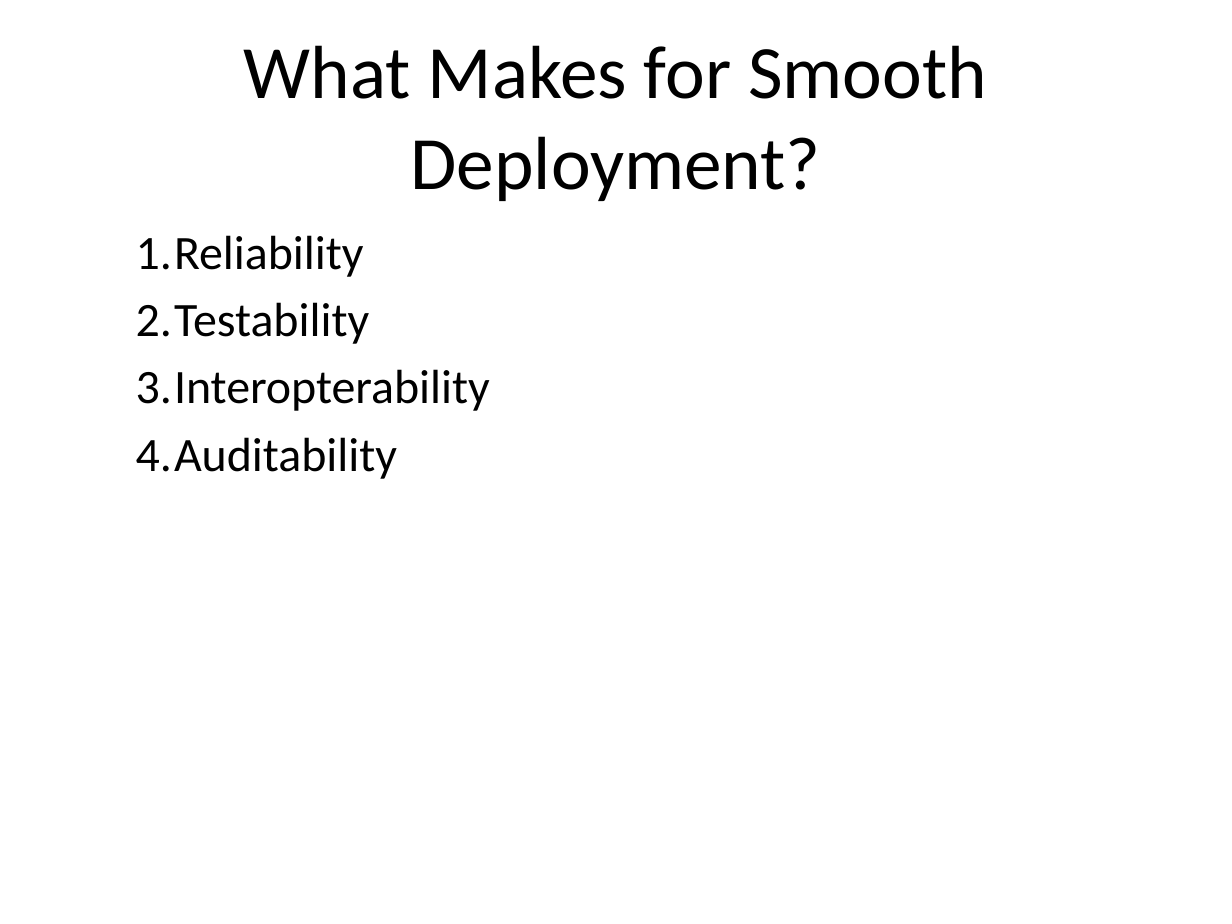
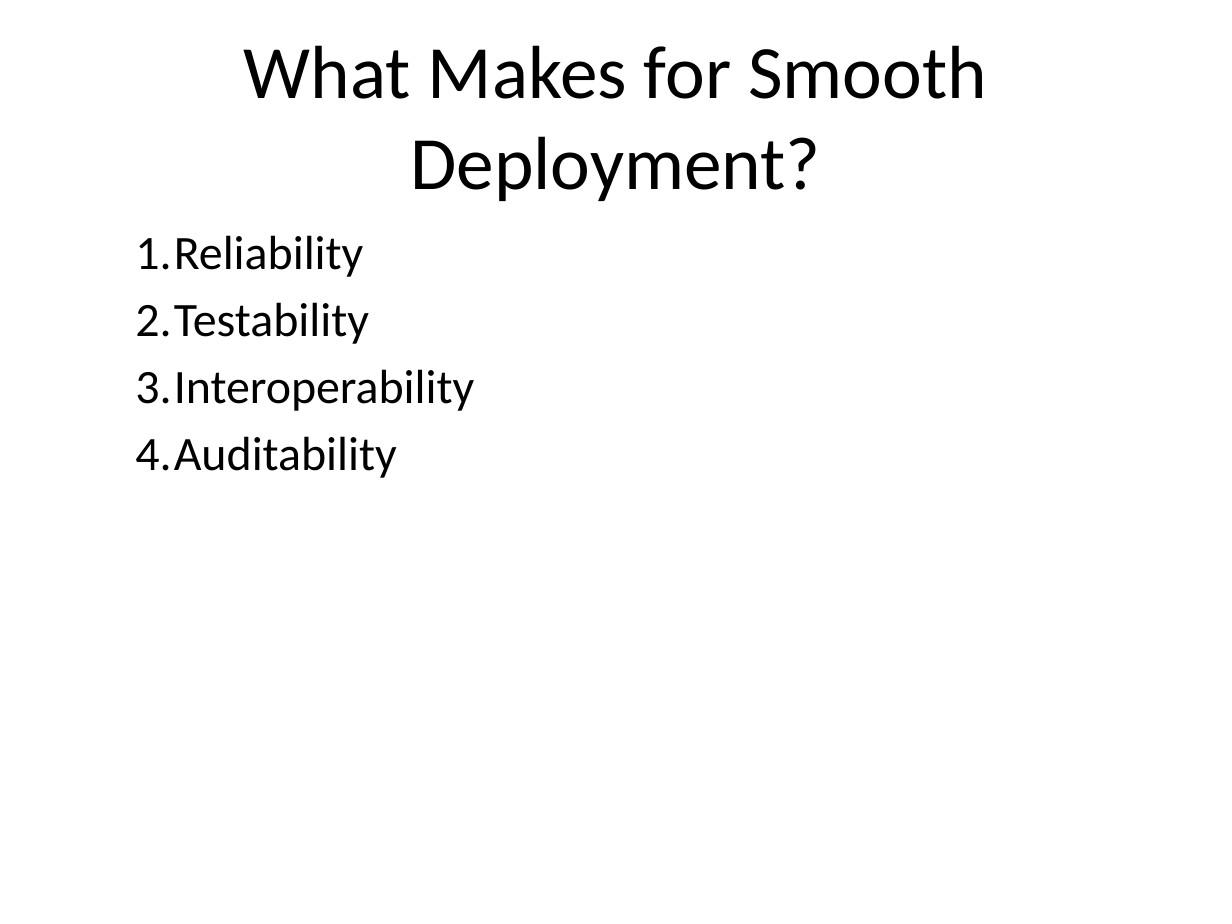
Before and after one commit to lstmemery/r-in-production, a slide deck: slide 4 of r-in-production.pptx. Drawn at 1232x924 pixels with LibreOffice and Linux fonts; fonts in the diff are those of the drawing. Boxes give left, top, right and bottom in pixels: in the first picture for what was removed or moved away, otherwise in the second. Text is boxed around its words. In the diff, an @@ line names an element or a change of style, - is before the commit and + after.

```diff
--- a/r-in-production.pptx
+++ b/r-in-production.pptx
@@ text at (x1=135, y1=369, x2=474, y2=411): text changed @@
-  3. Interopterability
+  3. Interoperability
```
Also in this commit, not shown: 9 other slides changed, 1 slide removed.
